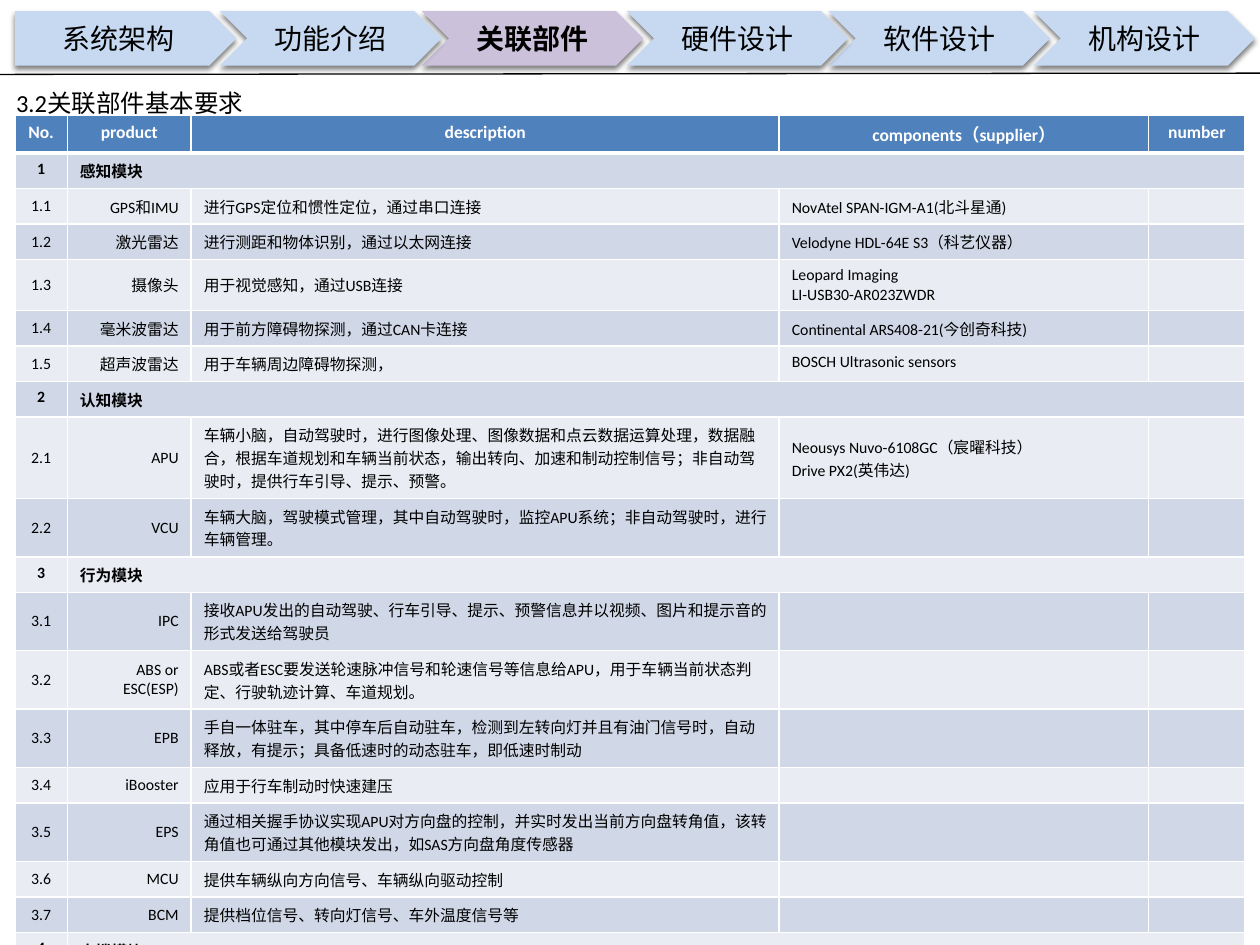
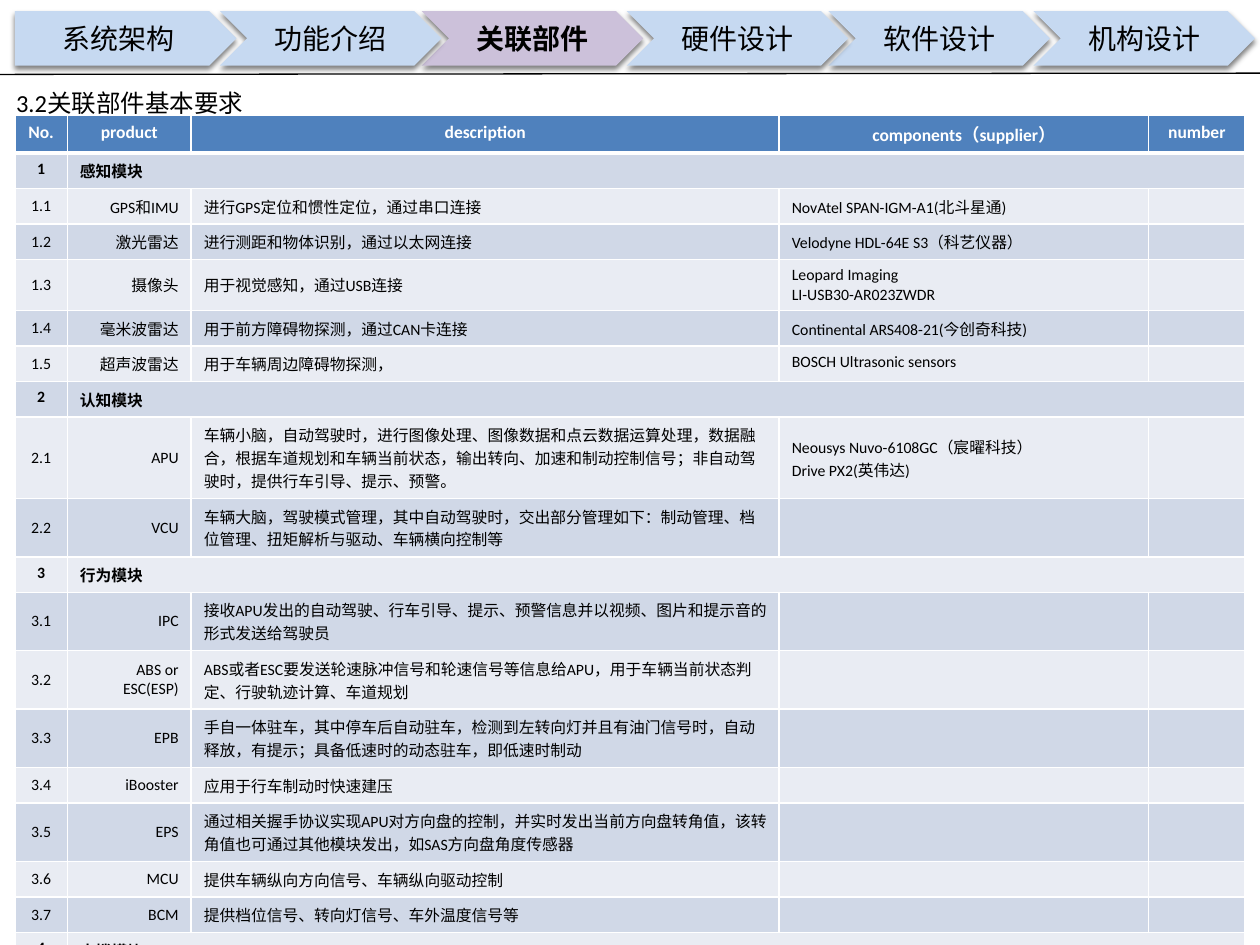
Before and after one commit to guruquan887/VAD01, a slide deck: slide 8 of 01需求分析/docs/specs/00APU设计构想书-VAD01-20180126.pptx. Drawn at 1260x945 pixels with LibreOffice and Linux fonts; fonts in the diff are those of the drawing; background and template pictures are left out. Boxes give left, top, right and bottom in pixels: in the first picture for what was removed or moved away, otherwise in the second. Text is boxed around its words. In the diff, an @@ line names an element or a change of style, - is before the commit and + after.

```diff
--- a/01需求分析/docs/specs/00APU设计构想书-VAD01-20180126.pptx
+++ b/01需求分析/docs/specs/00APU设计构想书-VAD01-20180126.pptx
@@ table at box(15, 116, 1246, 931) @@
-row 10, column 3: 车辆大脑，驾驶模式管理，其中自动驾驶时，监控APU系统；非自动驾驶时，进行车辆管理。
+row 10, column 3: 车辆大脑，驾驶模式管理，其中自动驾驶时，交出部分管理如下：制动管理、档位管理、扭矩解析与驱动、车辆横向控制等
-row 13, column 3: ABS或者ESC要发送轮速脉冲信号和轮速信号等信息给APU，用于车辆当前状态判定、行驶轨迹计算、车道规划。
+row 13, column 3: ABS或者ESC要发送轮速脉冲信号和轮速信号等信息给APU，用于车辆当前状态判定、行驶轨迹计算、车道规划
```
Also in this commit, not shown: 6 other slides changed, 1 other file.
